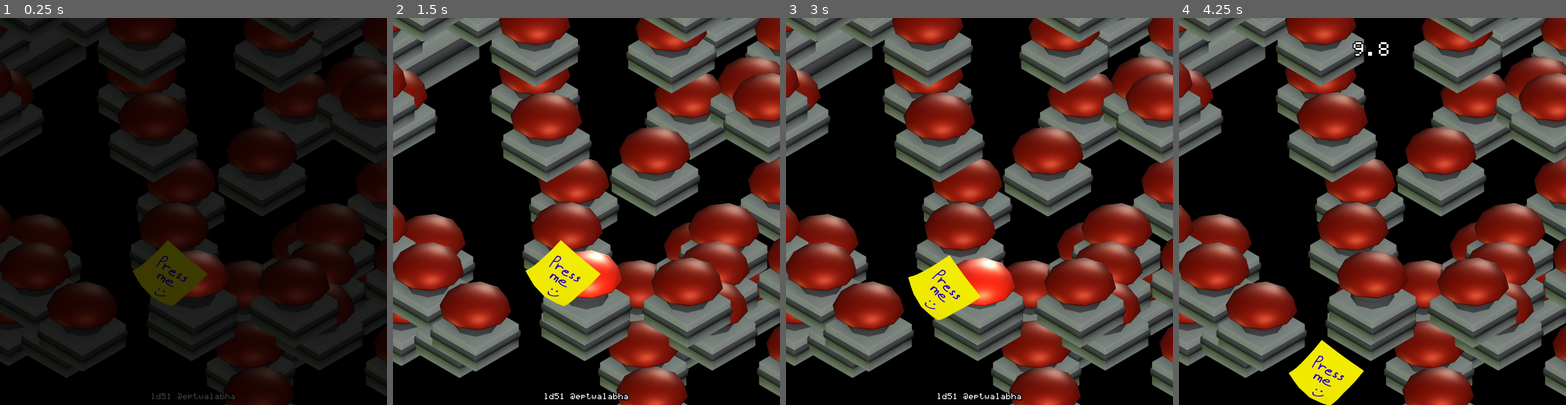
Above: before the commit, frames 1-4 (left to right).
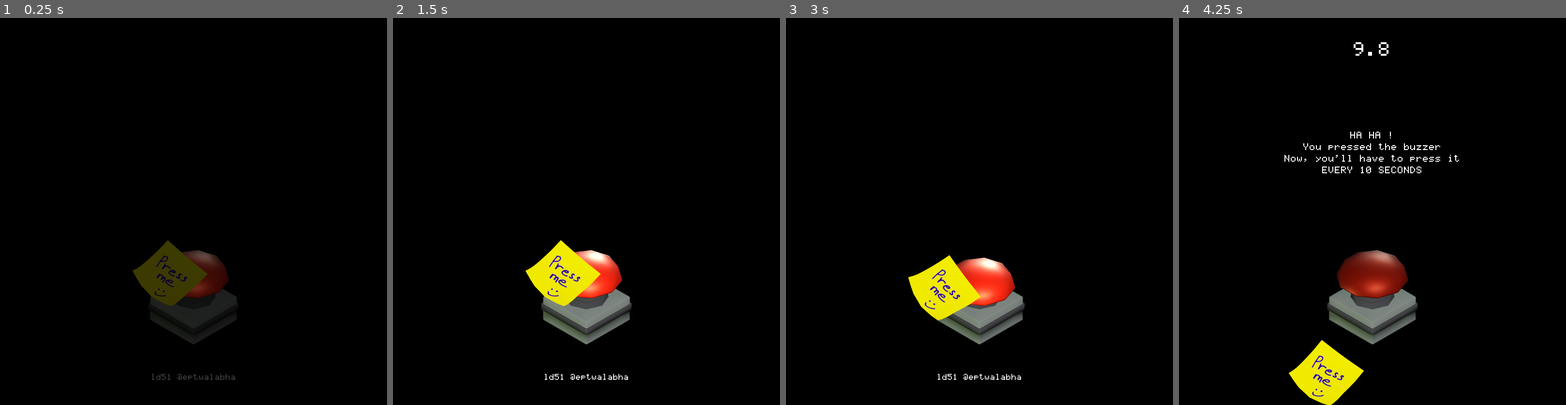
Above: after the commit, the same moments.

Repository: Eptwalabha/ld51
Game: Godot game, scene res://scenes/Game.tscn
Two runs of this game, one before a commit and one after it. Both use one fixed random seed, a clock stepped at 60 frames per second and the inputs below.
Inputs (mouse positions are in pixels of both pictures, inside the frame that each line leads up to):
- Up to frame 1 (0.25 s): no input
- Up to frame 2 (1.5 s): drag from (586, 308) to (625, 126) at 0.52 s; tap Enter at 1.25 s; drag from (586, 308) to (567, 288) at 1.27 s
- Up to frame 3 (3 s): tap Space at 2 s; move the mouse to (1018, 126) at 2.02 s; press the mouse at (1018, 126) at 2.03 s; release the mouse at (1018, 126) at 2.75 s; tap Enter at 2.75 s; drag from (960, 288) to (863, 153) at 2.77 s
- Up to frame 4 (4.25 s): move the mouse to (1488, 269) at 3.52 s; press the mouse at (1488, 269) at 3.53 s

The runs differ from the first frame. In frame 1, 43% of the frame differs, in the area x 0-100%, y 0-100%; in frame 2, 61%; in frame 3, 62%; in frame 4, 62%.
Error before the commit: Attempt to call function 'stop' in base 'null instance' on a null instance. (res://scenes/Game.gd:130)

Commit message:
add messages

Diff:
--- /dev/null
+++ b/assets/trad/traduction.csv
@@ -0,0 +1,27 @@
+"key"	"en"
+"level-intro-01"	"HA HA !\nYou pressed the buzzer\nNow, you'll have to press it\nEVERY 10 SECONDS"
+"level-intro-02"	"You knew it was a trap\nand yet, coudn't fight the urge to press"
+"level-intro-03"	"Oh well... who am i kidding ? ...\nYou knew very well it was a trap\nI'm sure you pressed it to please me didn't you ?"
+"level-falling-object"	"Did you bring an umbrella ?"
+"level-td-random"
+"level-random-shrink-bounce"
+"level-random-bounce"
+"level-bounce"	"This one does not like to stay in place"
+"level-shrink-bounce"
+"level-shrink"
+"level-fake-01"
+"level-fake-02"
+"level-fake-03"
+"level-power-maze"
+"level-tiny"
+"level-tp-random-tiny"
+"level-no-cap"
+"level-need-power"
+"level-fall"
+"level-no-counter"
+"level-no-light"
+"level-too-soon"	"I love the way the cap glows when the buzzer's ready to be pressed "
+"level-pitch-black"	"Ah ah, I turned the light off, you cannot see a thing\nvictory is mine"
+"game-over"	"BOOOoooo!\nYou are a lousy buzzer presser"
+"game-over-too-soon"	"Gotcha ! You can only trust the count-down here"
+"game-over-intro"	"Oh My Good !!!\nHow did you manage to loose at this stage ?\n\nYOU JUST HAVE TO PRESS THE BUZZER\nEVERY 10 SECONDS !!!"
--- a/project.godot
+++ b/project.godot
@@ -86,6 +86,11 @@
  ]
 }
 
+[locale]
+
+translations=PoolStringArray( "res://assets/trad/traduction.en.translation" )
+locale_filter=[ 0, [ "en" ] ]
+
 [physics]
 
 common/enable_pause_aware_picking=true
--- a/scenes/Game.gd
+++ b/scenes/Game.gd
@@ -10,7 +10,7 @@
 var moving_speed : float = 200.0
 
 onready var count_down : Label = $"%CountDown"
-onready var dialog : RichTextLabel = $"%Dialog"
+onready var dialog : Label = $"%Dialog"
 onready var buzzer : Buzzer = $"%Buzzer"
 onready var sticky : StickyNote = $"%Sticky"
 onready var fade : Fade = $"%Fade"
@@ -25,10 +25,11 @@
 enum LEVEL {
 	NOTHING,
 	INTRO,
+	INTRO2,
+	INTRO3,
 #	FALLING_OBJECT,
 
 	TP_RANDOM,
-	INTRO2,
 	RANDOM_SHRINK_BOUNCE,
 	RANDOM_BOUNCE,
 	BOUNCE,
@@ -36,7 +37,8 @@
 	SHRINK,
 	FAKE,
 	NEED_POWER_MAZE,
-	SMALL,
+	TINY,
+	TP_RANDOM_TINY,
 	NO_CAP,
 	NEED_POWER,
 	FALL,
@@ -127,7 +129,7 @@
 	return (Vector2(1 - randf() * 2, 1 - randf() * 2)).normalized()
 
 func reset_all_items() -> void:
-	$Random.stop()
+	timer.stop()
 	for item in $BG.get_children():
 		item.reset()
 
@@ -152,7 +154,7 @@
 			powerArea.visible = true
 			buzzer.draggable = true
 			buzzer.powered = false
-		LEVEL.SMALL:
+		LEVEL.TINY:
 			new_buzzer_position = random_position()
 			buzzer.scale = Vector2(.05, .05)
 		LEVEL.FALL:
@@ -192,6 +194,11 @@
 		_:
 			pass
 
+	var key = dialog_key()
+	dialog.visible = key != ""
+	if key != "":
+		dialog.text = tr("level-%s" % key)
+
 	buzzer.global_position = new_buzzer_position
 	buzzer.update_buzzer_state()
 	level_end = false
@@ -200,11 +207,47 @@
 func trigger_game_over() -> void:
 	game_over = true
 	Stats.nbr_attempt += 1
+	dialog.text = tr(game_over_key())
 	$AnimationPlayer.play("loose")
 
 func power_buzzer(power: bool) -> void:
 	buzzer.powered = power
 	buzzer.update_led()
+
+func dialog_key() -> String:
+	match press_count:
+		LEVEL.INTRO: return "intro-01"
+		LEVEL.INTRO2: return "intro-02"
+		LEVEL.INTRO3: return "intro-03"
+	#	LEVEL.FALLING_OBJECT: return "falling-object"
+		LEVEL.TP_RANDOM: return "td-random"
+		LEVEL.RANDOM_SHRINK_BOUNCE: return "random-shrink-bounce"
+		LEVEL.RANDOM_BOUNCE: return "random-bounce"
+		LEVEL.BOUNCE: return "bounce"
+		LEVEL.SHRINK_BOUNCE: return "shrink-bounce"
+		LEVEL.SHRINK: return "shrink"
+		LEVEL.FAKE_1: return "fake-01"
+		LEVEL.FAKE_2: return "fake-02"
+		LEVEL.FAKE_THE_RETURN: return "fake-03"
+		LEVEL.NEED_POWER_MAZE: return "power-maze"
+		LEVEL.TINY: return "tiny"
+		LEVEL.TP_RANDOM_TINY: return "tp-random-tiny"
+		LEVEL.NO_CAP: return "no-cap"
+		LEVEL.NEED_POWER: return "need-power"
+		LEVEL.FALL: return "fall"
+		LEVEL.NO_COUNTER: return "no-counter"
+		LEVEL.DONT_TURN_LIGHT: return "no-light"
+		LEVEL.LIGHT_TOO_SOON: return "too-soon"
+		LEVEL.IN_THE_DARK: return "pitch-black"
+		_: return ""
+
+func game_over_key() -> String:
+	match press_count:
+		LEVEL.INTRO, LEVEL.INTRO2, LEVEL.INTRO2:
+			return "game-over-intro"
+		LEVEL.LIGHT_TOO_SOON:
+			return "game-over-too-soon"
+		_: return "game-over"
 
 # CALLBACKS
 
@@ -254,7 +297,7 @@
 		LEVEL.RANDOM_BOUNCE, LEVEL.RANDOM_SHRINK_BOUNCE:
 			bouncing_direction = random_direction()
 			start_random_timer()
-		LEVEL.TP_RANDOM:
+		LEVEL.TP_RANDOM, LEVEL.TP_RANDOM_TINY:
 			buzzer.global_position = random_position()
 			if remaining >= 1.0:
 				start_random_timer()
--- a/scenes/Game.tscn
+++ b/scenes/Game.tscn
@@ -10,6 +10,7 @@
 [ext_resource path="res://scenes/item/buzzer/Buzzer.tscn" type="PackedScene" id=8]
 [ext_resource path="res://scenes/item/bg/Maze.tscn" type="PackedScene" id=9]
 [ext_resource path="res://scenes/item/fake/FakeBuzzers.tscn" type="PackedScene" id=10]
+[ext_resource path="res://assets/fonts/font_mono_bold.tres" type="DynamicFont" id=11]
 
 [sub_resource type="Curve" id=4]
 _data = [ Vector2( 0, 1 ), 0.0, -0.0852752, 0, 0, Vector2( 1, 0.454545 ), -1.68182, 0.0, 0, 0 ]
@@ -151,9 +152,10 @@
 
 [node name="MarginContainer" type="MarginContainer" parent="CanvasLayer/Control/MarginContainer/VBoxContainer"]
 margin_right = 780.0
-margin_bottom = 72.0
+margin_bottom = 221.0
 mouse_filter = 2
 size_flags_horizontal = 3
+size_flags_vertical = 3
 size_flags_stretch_ratio = 0.4
 custom_constants/margin_top = 40
 
@@ -168,23 +170,28 @@
 text = "count-down"
 align = 1
 
-[node name="Dialog" type="RichTextLabel" parent="CanvasLayer/Control/MarginContainer/VBoxContainer"]
-unique_name_in_owner = true
-visible = false
-margin_top = 197.0
-margin_right = 780.0
-margin_bottom = 679.0
+[node name="MarginContainer2" type="MarginContainer" parent="CanvasLayer/Control/MarginContainer/VBoxContainer"]
+margin_top = 225.0
+margin_right = 780.0
+margin_bottom = 780.0
 mouse_filter = 2
 size_flags_vertical = 3
-bbcode_enabled = true
-bbcode_text = "dialog"
-text = "dialog"
-
-[node name="Eptwalabha" type="Label" parent="CanvasLayer/Control/MarginContainer/VBoxContainer"]
-unique_name_in_owner = true
-margin_top = 765.0
-margin_right = 780.0
-margin_bottom = 780.0
+custom_constants/margin_bottom = 40
+
+[node name="Dialog" type="Label" parent="CanvasLayer/Control/MarginContainer/VBoxContainer/MarginContainer2"]
+unique_name_in_owner = true
+margin_right = 780.0
+margin_bottom = 515.0
+size_flags_vertical = 11
+custom_constants/line_spacing = 8
+custom_fonts/font = ExtResource( 11 )
+align = 1
+
+[node name="Eptwalabha" type="Label" parent="CanvasLayer/Control/MarginContainer/VBoxContainer/MarginContainer2"]
+unique_name_in_owner = true
+margin_top = 500.0
+margin_right = 780.0
+margin_bottom = 515.0
 size_flags_horizontal = 3
 size_flags_vertical = 10
 size_flags_stretch_ratio = 0.2
Not shown, added: assets/trad/traduction.csv.import
Not shown: 1 places in scenes/Game.tscn that only renumber resources
